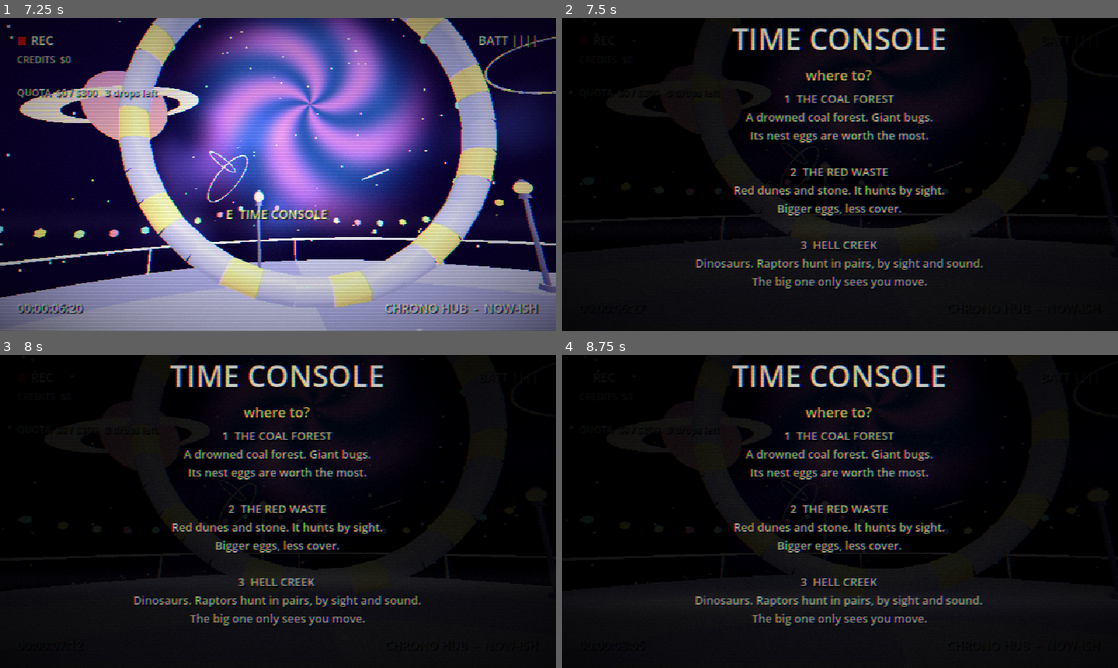
Above: before the commit, frames 1-4 (two rows, left to right).
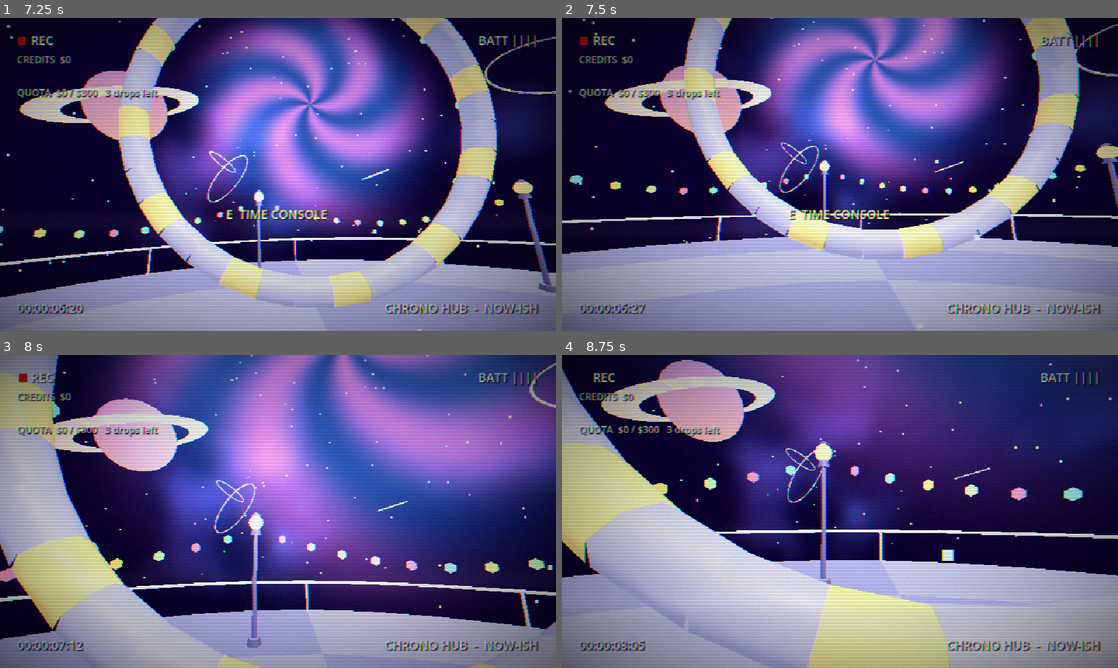
Above: after the commit, the same moments.

Repository: scarbone98/deep-time
Game: Godot game, scene res://scenes/main.tscn
The game is run twice, just before and just after one commit, with the same random seed, the same clock (stepped at 60 frames per second) and the same inputs.
Inputs (mouse positions are in pixels of both pictures, inside the frame that each line leads up to):
- Up to frame 1 (7.25 s): click "PLAY" at 0.5 s; move the mouse to (272, 180) at 1.27 s; hold G (drop) 1.28-2.03 s; hold W (fwd) 1.28-3.53 s; tap Space (jump) at 1.52, 2.27, 3.77, 4.52, 5.27, 6.77 s; tap E (use) at 1.55, 2.1, 3.05, 4.55 s; move the mouse to (316, 177) at 2.02 s; tap G (drop) every 1.5 s from 2.3 to 6.8 s; move the mouse to (233, 171) at 2.77 s; hold C (crouch) 2.78-3.53 s; move the mouse to (283, 174) at 3.52 s; hold A (left) 3.53-4.28 s; tap Q (decoy) at 3.6 s; move the mouse to (255, 168) at 4.27 s; hold G (drop) 4.28-5.03 s; hold W (fwd) 4.28-6.53 s; move the mouse to (305, 174) at 5.02 s; tap Z (emote1) at 5.1 s; move the mouse to (250, 174) at 5.77 s; hold E (use) 5.78-6.53 s; tap X (emote2) at 5.85 s; move the mouse to (289, 168) at 6.52 s; hold D (right) from 6.53 s (still down); tap V (emote3) at 6.6 s
- Up to frame 2 (7.5 s): move the mouse to (834, 180) at 7.27 s; release D (right) at 7.28 s; hold W (fwd) from 7.28 s (still down); hold E (use) from 7.28 s (still down); tap B (emote4) at 7.35 s
- Up to frame 3 (8 s): keep holding W (fwd); keep holding E (use); tap Space (jump) at 7.52 s
- Up to frame 4 (8.75 s): release W (fwd) at 8 s; release E (use) at 8 s; drag from (1006, 558) to (812, 574) at 8.02 s

Frame 1 is identical in both runs. In frame 2, 99% of the frame differs, in the area x 0-100%, y 0-100%; in frame 3, 96%; in frame 4, 98%.

Commit message:
Time console fits the screen: one row and a DROP IN button per era
With three eras the console's text pushed its buttons off the bottom of
the screen, leaving no way to drop in or close it. E or Esc now closes
the console and shop too.

Co-Authored-By: Claude Opus 5.5 <noreply@anthropic.com>

Diff:
--- a/src/hud.gd
+++ b/src/hud.gd
@@ -222,7 +222,7 @@
 			var b := Button.new()
 			b.text = it.text
 			b.add_theme_font_size_override("font_size", 13)
-			b.custom_minimum_size = Vector2(170, 0)
+			b.custom_minimum_size = Vector2(it.get("width", 170), 0)
 			b.size_flags_horizontal = Control.SIZE_SHRINK_CENTER
 			b.pressed.connect(it.cb)
 			return b
--- a/src/main.gd
+++ b/src/main.gd
@@ -724,27 +724,26 @@
 func _console() -> void:
 	_open("console")
 	var host := mode == "solo" or Net.host_id == Net.my_id
-	var lines := []
+	hud.show_card("TIME CONSOLE", ("ROOM  %s  -  " % Net.code if mode == "client" else "") + "where to?", "", "", 0.88)
+	var items := []
+	# one row per era: the drop button, then a one-line pitch
 	for n in range(1, Eras.COUNT + 1):
 		var e := Eras.get_era(n)
-		var best := ("   best haul " + Run.cash(int(Run.best[n]))) if Run.best.has(n) else ""
-		lines.append("%d  %s%s\n%s" % [n, e.title, best, e.blurb])
-	hud.show_card("TIME CONSOLE", ("ROOM  %s" % Net.code) if mode == "client" else "where to?", "\n\n".join(lines), "", 0.88)
-	var items := []
-	if host:
-		var row := []
-		for n in range(1, Eras.COUNT + 1):
-			row.append({"type": "button", "text": "DROP INTO %d" % n, "cb": _drop_into.bind(n)})
+		var best := ("  (best " + Run.cash(int(Run.best[n])) + ")") if Run.best.has(n) else ""
+		var line := "%s%s  -  %s" % [e.title, best, String(e.blurb).split("\n")[0]]
+		var row := [{"type": "label", "text": line}]
+		if host:
+			row.push_front({"type": "button", "text": "DROP IN", "cb": _drop_into.bind(n), "width": 90})
 		items.append({"type": "row", "items": row})
+	if not host:
+		items.append({"type": "label", "text": "%s drives the console" % Net.members.get(Net.host_id, {}).get("name", "the host")})
+	var bottom := [{"type": "button", "text": "CLOSE  (Esc)", "cb": _close_ui, "width": 120}]
+	if mode == "client":
+		bottom.append({"type": "button", "text": "LEAVE ROOM", "cb": func() -> void: Net.leave(), "width": 120})
 	else:
-		items.append({"type": "label", "text": "%s drives the console" % Net.members.get(Net.host_id, {}).get("name", "the host")})
-	if mode == "client":
-		items.append({"type": "button", "text": "LEAVE ROOM", "cb": func() -> void: Net.leave()})
-	else:
-		items.append({"type": "button", "text": "PLAY WITH FRIENDS", "cb": _coop_menu})
-	items.append({"type": "button", "text": "CLOSE", "cb": _close_ui})
+		bottom.append({"type": "button", "text": "PLAY WITH FRIENDS", "cb": _coop_menu, "width": 150})
+	items.append({"type": "row", "items": bottom})
 	hud.show_menu(items)
-
 
 func _drop_into(n: int) -> void:
 	if mode == "client":
@@ -1908,6 +1907,10 @@
 		Run.sens = clampf(Run.sens + (0.1 if e.is_action_pressed("sens_up") else -0.1), 0.2, 3.0)
 		Run.save()
 		hud.say([["look sensitivity  %.1f   ( [ and ] )" % Run.sens, 1.5]])
+	if e.is_action_pressed("use") and (ui == "console" or ui == "shop"):
+		_close_ui()
+		get_viewport().set_input_as_handled()
+		return
 	if e.is_action_pressed("ui_cancel") and ui != "" and ui != "title":
 		_close_ui()
 	if mode == "client" and spectating and e is InputEventMouseButton and e.pressed:
